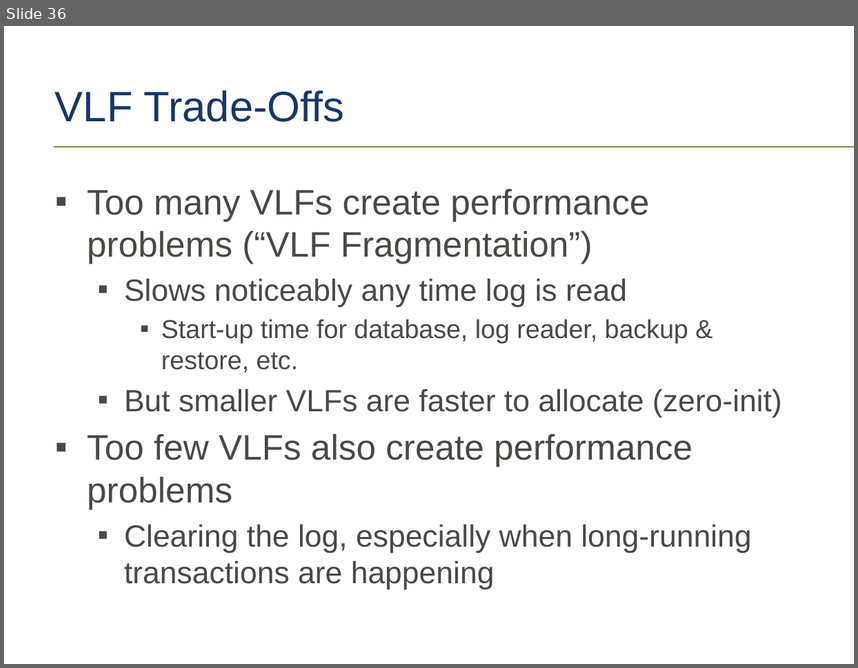
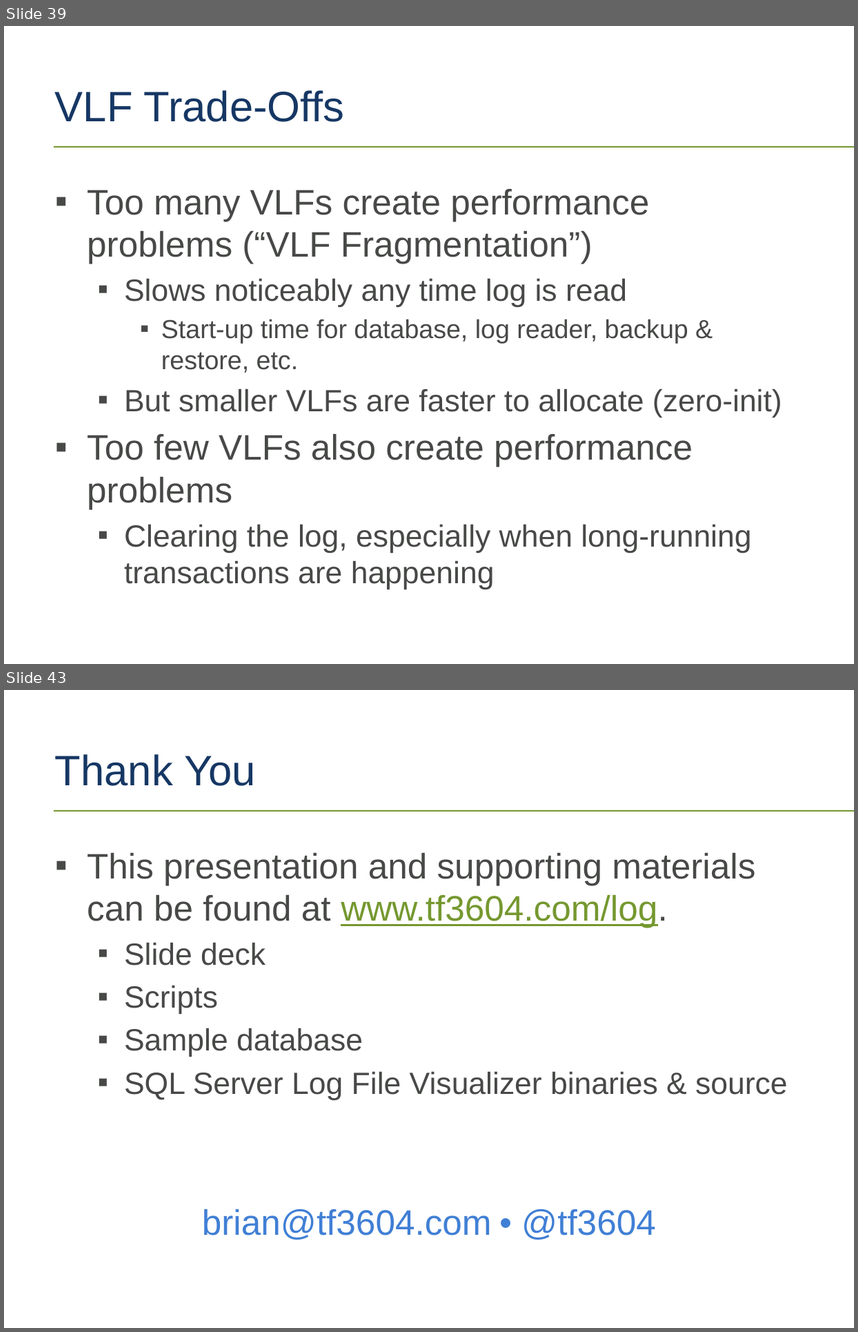
Before and after one commit to tf3604/LogFilePresentation, a slide deck: TransactionLog.pptx. Shown one above the other, each under a label of ours: slide 36 before the commit, slides 39 and 43 after it; the slides between them are not shown. The pictures are 858x668 and 858x1332 pixels, drawn with LibreOffice and Linux fonts; fonts in the diff are those of the drawing; background and template pictures are left out. Boxes give left, top, right and bottom in pixels: in the first picture for what was removed or moved away, otherwise in the second. Text is boxed around its words. In the diff, an @@ line names an element or a change of style, - is before the commit and + after.

```diff
--- a/TransactionLog.pptx
+++ b/TransactionLog.pptx
@@ slide 43 added at [4, 690, 854, 1328], background #FFFFFF; not listed: 1 template element that a slide beside it also shows @@
@@ title added at [55, 754, 256, 786], 36 pt, text #163764 @@
+Thank You
@@ text added at [87, 853, 787, 1239], 30 pt, text #474947 @@
+▪ This presentation and supporting materials can be found at www.tf3604.com/log.
+  ▪ Slide deck
+  ▪ Scripts
+  ▪ Sample database
+  ▪ SQL Server Log File Visualizer binaries & source
+brian@tf3604.com • @tf3604
@@ what was slide 36 is now slide 39 @@
```
Also in this commit, not shown: 6 other slides added, 13 other files.
